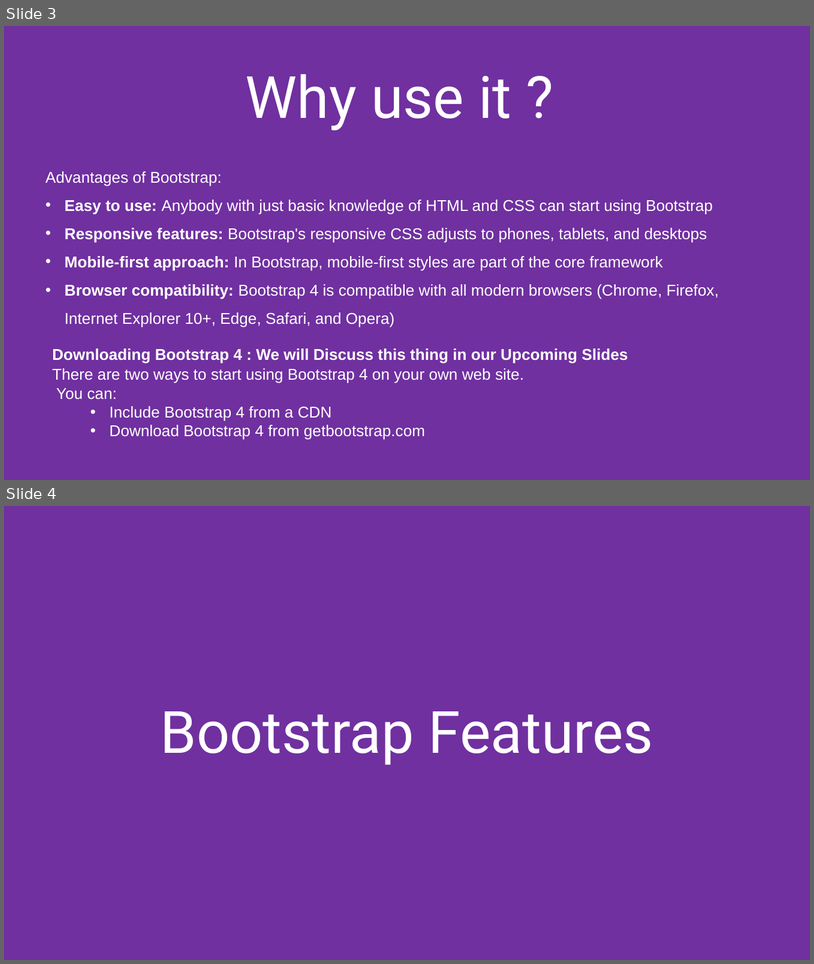
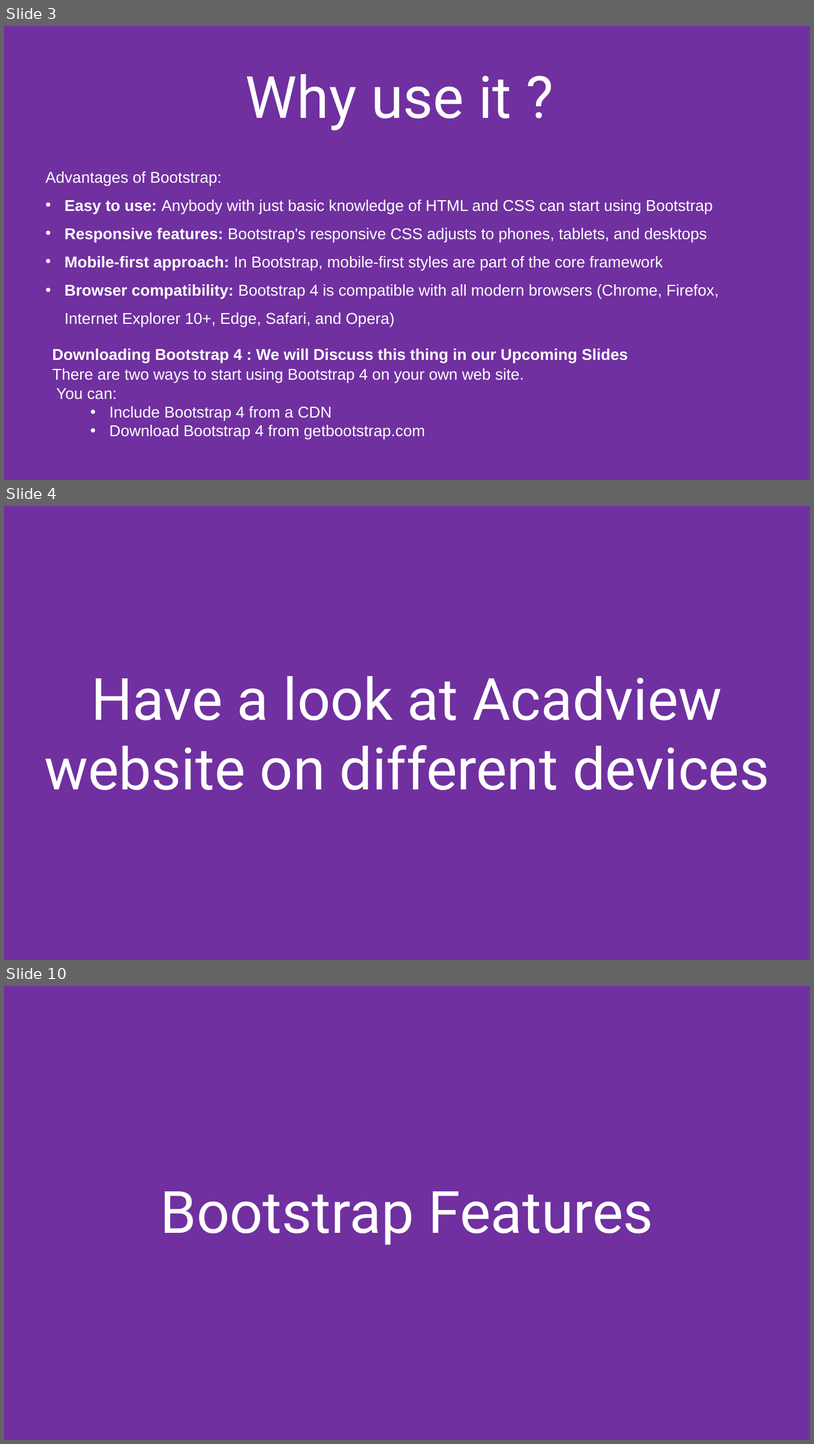
Before and after one commit to MukeshDubey1420/Front-End-Basics-Documents, a slide deck: Bootstrap.pptx. Shown one above the other, each under a label of ours: slides 3 and 4 before the commit, slides 3, 4 and 10 after it; the slides between them are not shown. The pictures are 814x964 and 814x1444 pixels, drawn with LibreOffice and Linux fonts; fonts in the diff are those of the drawing. Boxes give left, top, right and bottom in pixels: in the first picture for what was removed or moved away, otherwise in the second. Text is boxed around its words. In the diff, an @@ line names an element or a change of style, - is before the commit and + after.

```diff
--- a/Bootstrap.pptx
+++ b/Bootstrap.pptx
@@ slide 4 added at [4,506,810,960], background #7030A0 @@
@@ title added at [44,676,770,790], 52 pt, text #FFFFFF @@
+Have a look at Acadview website on different devices
@@ what was slide 4 is now slide 10 @@
```
Also in this commit, not shown: 8 slides changed, 5 other slides added.
